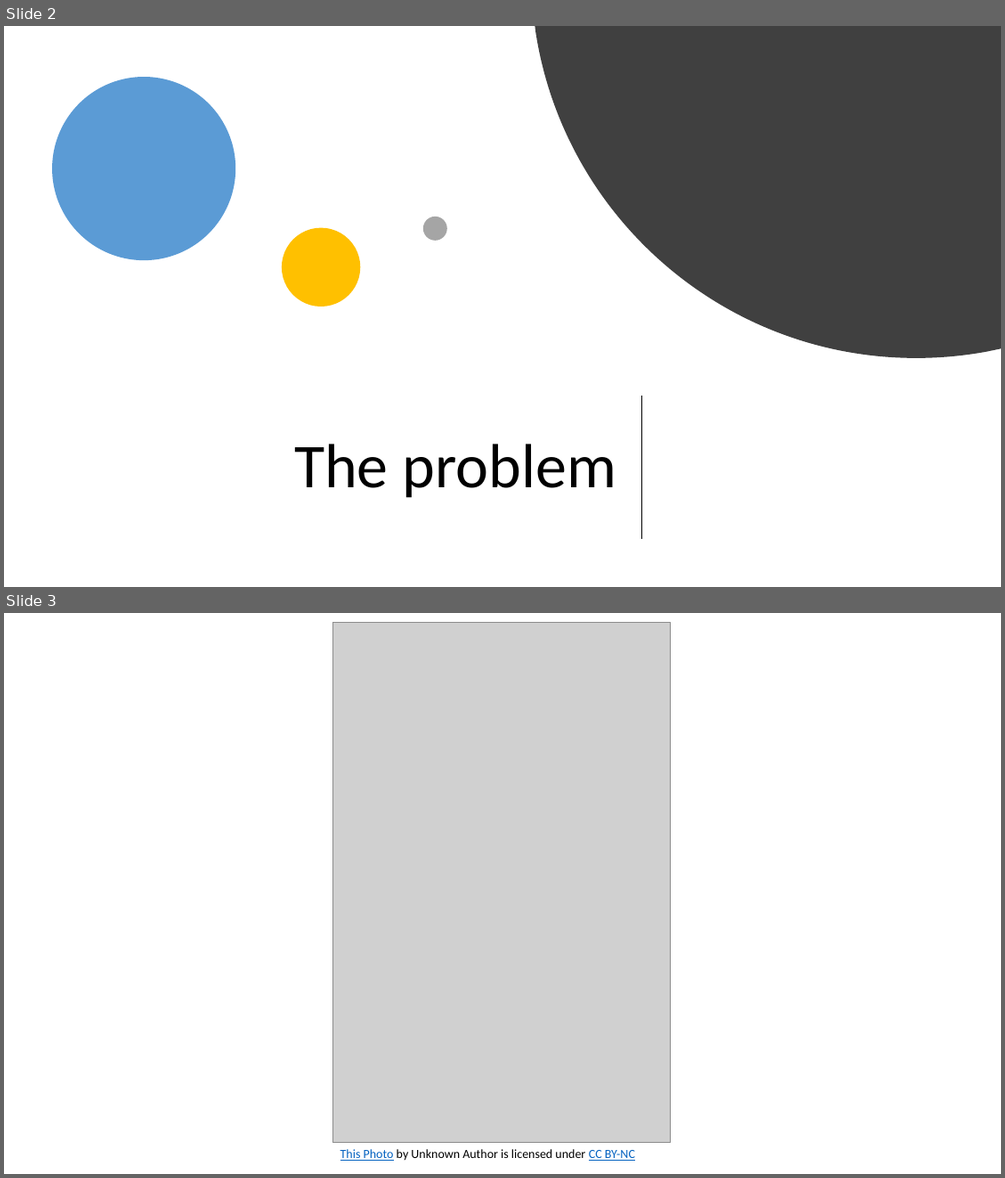
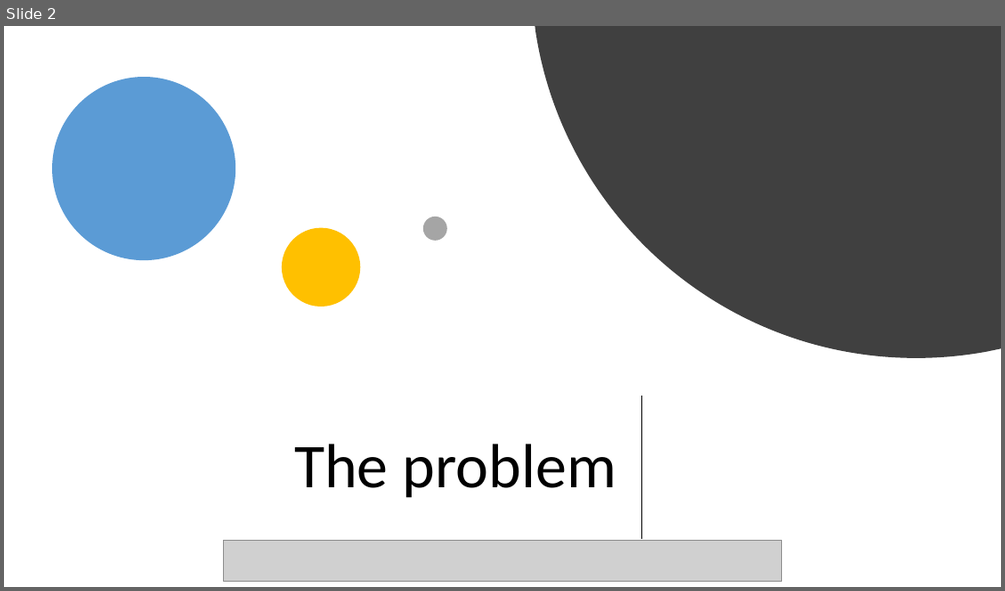
Before and after one commit to klausondrag/connect-the-dots, a slide deck: Presentation/ConnectTD-presentation.pptx. Shown one above the other, each under a label of ours: slides 2 and 3 before the commit, slide 2 after it. The pictures are 1005x1178 and 1005x591 pixels, drawn with LibreOffice and Linux fonts; fonts in the diff are those of the drawing; grey boxes stand for pictures; background and template pictures are left out. Boxes give left, top, right and bottom in pixels: in the first picture for what was removed or moved away, otherwise in the second. Text is boxed around its words. In the diff, an @@ line names an element or a change of style, - is before the commit and + after.

```diff
--- a/Presentation/ConnectTD-presentation.pptx
+++ b/Presentation/ConnectTD-presentation.pptx
@@ slide 3 removed at (4, 613, 1001, 1174), background #FFFFFF @@
@@ picture removed at (333, 622, 671, 1143) @@
@@ text removed at (340, 1149, 635, 1160) @@
-This Photo by Unknown Author is licensed under CC BY-NC
@@ slide 2 changed as well @@
@@ picture added at (223, 540, 782, 580) @@
```
Also in this commit, not shown: 8 other slides changed, 1 slide added, 1 other file.
